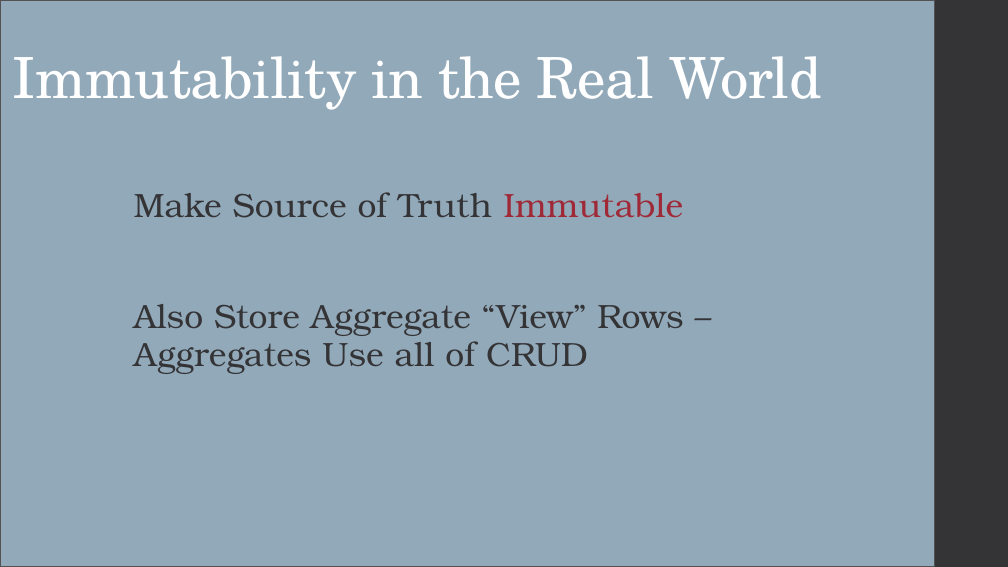
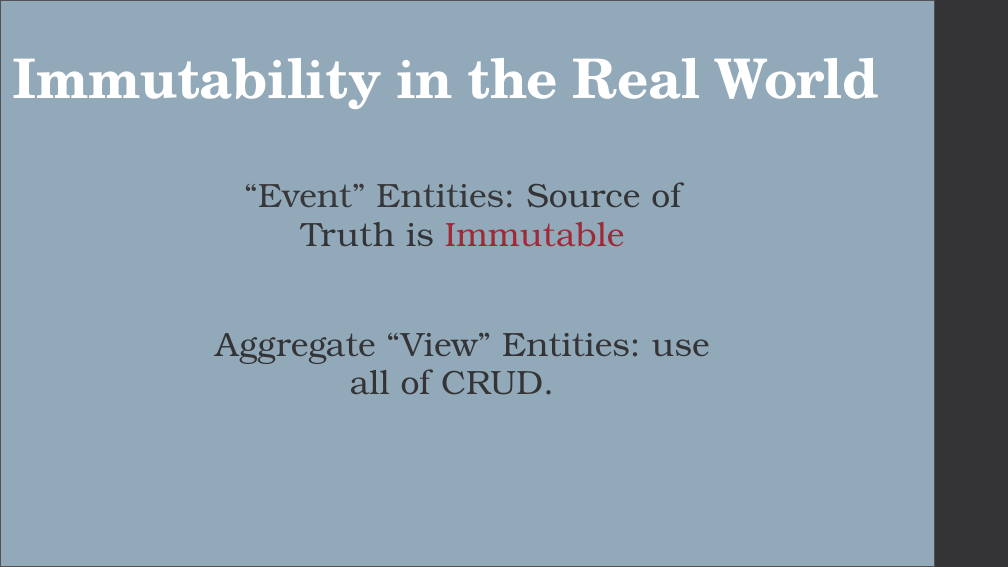
Before and after one commit to CaitieM20/DotNetConf, a slide deck: slide 29 of Patterns & Best Practices For Moving From RDBMS to Azure Storage.pptx. Drawn at 1008x567 pixels with LibreOffice and Linux fonts; fonts in the diff are those of the drawing. Boxes give left, top, right and bottom in pixels: in the first picture for what was removed or moved away, otherwise in the second. Text is boxed around its words. In the diff, an @@ line names an element or a change of style, - is before the commit and + after.

```diff
--- a/Patterns & Best Practices For Moving From RDBMS to Azure Storage.pptx
+++ b/Patterns & Best Practices For Moving From RDBMS to Azure Storage.pptx
@@ title "Immutability in the Real World" at <box>13,58,879,109</box>: size 54 to 52 pt, bold on @@
@@ text at <box>215,182,710,395</box>: text changed @@
-Make Source of Truth Immutable
-Also Store Aggregate “View” Rows – Aggregates Use all of CRUD
+“Event” Entities: Source of Truth is Immutable
+Aggregate “View” Entities: use all of CRUD.
```
Also in this commit, not shown: 25 other slides changed, 1 slide added, 1 slide removed.
